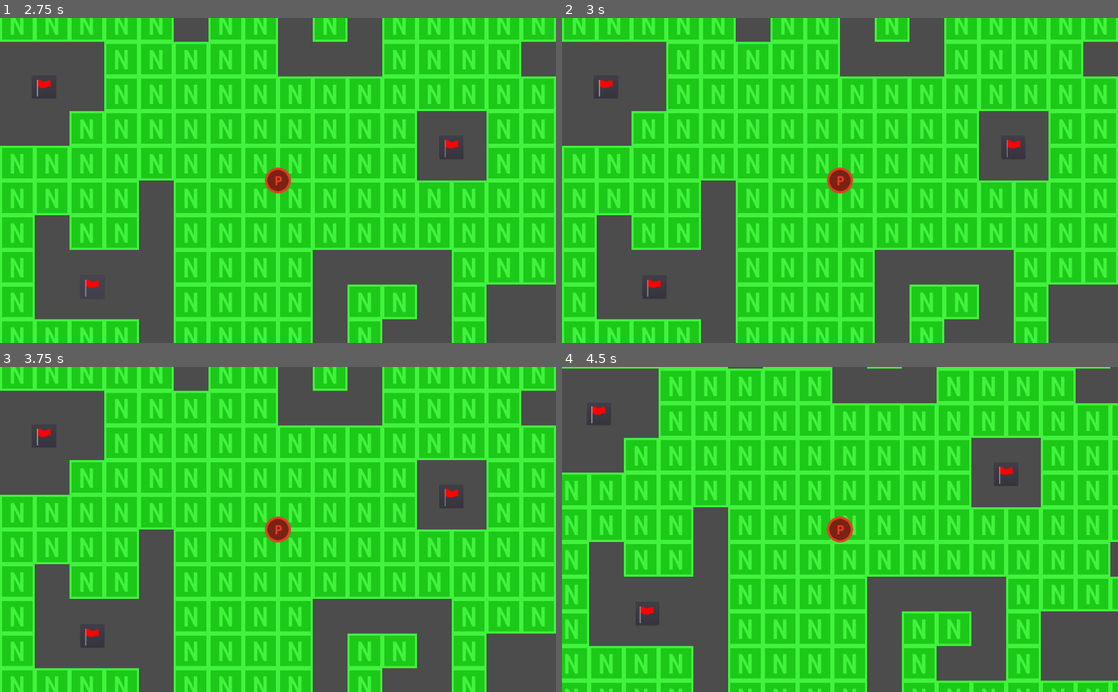
Above: before the commit, frames 1-4 (two rows, left to right).
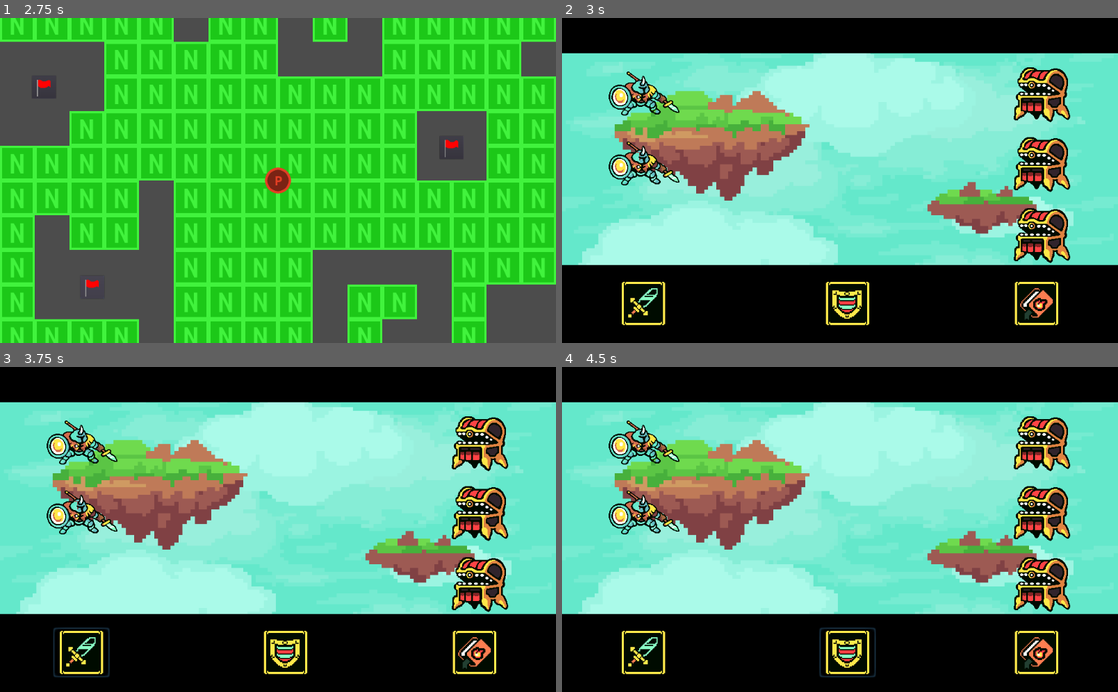
Above: after the commit, the same moments.

Repository: Escandiuzzi/PirateGodotProject
Game: Godot game, scene res://World.tscn
The game is run twice, just before and just after one commit, with the same random seed, the same clock (stepped at 60 frames per second) and the same inputs.
Inputs (mouse positions are in pixels of both pictures, inside the frame that each line leads up to):
- Up to frame 1 (2.75 s): click (94, 287) at 0.52 s; click (94, 287) at 1.27 s; click (94, 287) at 2.02 s
- Up to frame 2 (3 s): tap Enter at 2.75 s; move the mouse to (962, 164) at 2.77 s; hold B (key_b) from 2.78 s (still down)
- Up to frame 3 (3.75 s): release B (key_b) at 3.5 s; click (83, 653) at 3.52 s
- Up to frame 4 (4.5 s): click (845, 653) at 4.27 s

Frame 1 is identical in both runs. In frame 2, 100% of the frame differs, in the area x 0-100%, y 0-100%; in frame 3, 100%; in frame 4, 100%.

Commit message:
Added BattleScene

Diff:
--- a/BattleManager.gd
+++ b/BattleManager.gd
@@ -15,33 +15,36 @@
 var player_action;
 
 onready var pirateObj = preload("res://Pirate.tscn");
+onready var battleScene = get_tree().get_root();
 
-func _initializeBattle(var player_n, var enemies_n, var pirates):
-	playerCount = player_n;
+export(Array) var player_pos;
+export(Array) var ia_pos;
+
+var player_texture = load("res://Sprite/characters/idle_warrior.png");
+var enemy_texture = load("res://Sprite/characters/idle_mimic.png");
+
+
+
+
+func _initializeEnemies(var enemies_n):
 	enemiesCount = enemies_n;
 
-	var pos = 0;
+	var pos = playerCount;
 
-	var count = player_n + enemies_n;
-	for i in range(count):
-		characters.append(null);
-		playerPirates.append(null);
-		enemies.append(null);
-	for i in range(playerCount):
-		characters[pos] = pirates[i];
-		playerPirates[i] = pirates[i];
-		self.add_child(playerPirates[i]);
-		pos += 1;
+	var count = playerCount + enemies_n;
 
 	for i in range(enemiesCount):
+		characters.append(null);
+		enemies.append(null);
 		var newEnemy = pirateObj.instance();
 		newEnemy._initializePirate();
 		newEnemy._set_tag(1);
-		self.add_child(newEnemy);
+		battleScene.add_child(newEnemy);
 		enemies[i] = newEnemy
 		characters[pos] = newEnemy;
 		pos += 1;
-		#newEnemy.position = slot_positions[crewCount];
+		newEnemy.position = ia_pos[i];
+		newEnemy._change_sprite(enemy_texture);
 		#_battle();
 		battle = true;
 	pass;
@@ -73,3 +76,29 @@
 func _get_characters():
 	return characters;
 	pass;
+
+func _instanciate_player_pirates(ids):
+	var save_game = File.new();
+	if not save_game.file_exists("res://savegame.json"):
+		print("file does not exists");
+		return;
+
+	save_game.open("res://savegame.json", File.READ)
+
+	var current_line =  parse_json(save_game.get_line());
+
+	for i in range(ids.size()):
+		characters.append(null);
+		playerPirates.append(null);
+		var newPirate = pirateObj.instance();
+		characters[i] = newPirate;
+		playerPirates[i] = newPirate;
+		battleScene.add_child(newPirate);
+		newPirate._setData(i, current_line[str(ids[i])]["tag"], current_line[str(ids[i])]["hp"], current_line[str(ids[i])]["attack"], current_line[str(ids[i])]["defense"], current_line[str(ids[i])]["speed"], current_line[str(ids[i])]["mining"], current_line[str(ids[i])]["cooking"]);
+		newPirate.position = player_pos[i];
+		newPirate._change_sprite(player_texture);
+
+	save_game.close();
+	playerCount = ids.size();
+	_initializeEnemies(3);
+	pass;
--- a/BattleManager.tscn
+++ b/BattleManager.tscn
@@ -4,3 +4,5 @@
 
 [node name="BattleManager" type="Node2D"]
 script = ExtResource( 1 )
+player_pos = [ Vector2( 150, 140 ), Vector2( 150, 269 ), Vector2( 150, 400 ) ]
+ia_pos = [ Vector2( 830, 177 ), Vector2( 830, 306 ), Vector2( 830, 437 ) ]
--- a/BattleScene.tscn
+++ b/BattleScene.tscn
@@ -1,10 +1,14 @@
-[gd_scene load_steps=4 format=2]
+[gd_scene load_steps=7 format=2]
 
 [ext_resource path="res://Manager.gd" type="Script" id=1]
 [ext_resource path="res://Sprite/backgrounds/15.png" type="Texture" id=2]
 [ext_resource path="res://Sprite/HUD/black-strip.png" type="Texture" id=3]
+[ext_resource path="res://Sprite/HUD/buttons/attack_icon.png" type="Texture" id=4]
+[ext_resource path="res://Sprite/HUD/buttons/defend_icon.png" type="Texture" id=5]
+[ext_resource path="res://Sprite/HUD/buttons/item_icon.png" type="Texture" id=6]
 
 [node name="BattleScene" type="Node2D"]
+editor/display_folded = true
 
 [node name="Manager" type="Node2D" parent="."]
 script = ExtResource( 1 )
@@ -14,6 +18,7 @@
 [node name="UIButtonHandler" type="Node2D" parent="."]
 
 [node name="UI" type="Node2D" parent="."]
+editor/display_folded = true
 
 [node name="Background" type="Sprite" parent="UI"]
 scale = Vector2( 7.474, 6.742 )
@@ -24,3 +29,30 @@
 scale = Vector2( 1.6, 1.25 )
 texture = ExtResource( 3 )
 centered = false
+
+[node name="AttackButton" type="Button" parent="UI"]
+margin_left = 97.9724
+margin_top = 480.531
+margin_right = 149.972
+margin_bottom = 526.531
+rect_scale = Vector2( 2, 2 )
+icon = ExtResource( 4 )
+flat = true
+
+[node name="DefendButton" type="Button" parent="UI"]
+margin_left = 473.972
+margin_top = 480.531
+margin_right = 525.972
+margin_bottom = 526.531
+rect_scale = Vector2( 2, 2 )
+icon = ExtResource( 5 )
+flat = true
+
+[node name="InventoryButton" type="Button" parent="UI"]
+margin_left = 821.972
+margin_top = 480.531
+margin_right = 873.972
+margin_bottom = 526.531
+rect_scale = Vector2( 2, 2 )
+icon = ExtResource( 6 )
+flat = true
--- a/Manager.gd
+++ b/Manager.gd
@@ -1,6 +1,7 @@
 extends Node2D
 
 onready var battleManager = get_tree().get_root().get_node("BattleManager");
+onready var playerData = get_tree().get_root().get_node("/root/PlayerData");
 
 export(Array) var player_pos;
 export(Array) var ia_pos;
@@ -12,7 +13,7 @@
 
 
 func _ready():
-	#_draw_characters();
+	playerData._test();
 	pass;
 
 func _draw_characters():
--- a/Pirate.gd
+++ b/Pirate.gd
@@ -141,3 +141,7 @@
 func _get_tag():
 	return tag;
 	pass;
+
+func _change_sprite(spr):
+	sprite.texture = spr;
+	pass;
--- a/PlayerData.gd
+++ b/PlayerData.gd
@@ -16,10 +16,12 @@
 
 func _input(event):
 	if event.is_action_pressed("key_b"):
+		get_tree().change_scene("res://BattleScene.tscn")
+	pass;
 
-		#battleManager._initializeBattle(3, 3, test);
-		_set_parent();
-		get_tree().change_scene("res://Main.tscn")
+func _test():
+	var ids = [0,2];
+	battleManager._instanciate_player_pirates(ids);
 	pass;
 
 func _recruitPirate():
@@ -31,6 +33,7 @@
 		newPirate._setId(crewCount);
 		player._position_pirate(newPirate);
 		crewCount += 1;
+		_saveData();
 	pass;
 
 func _saveData():
@@ -56,7 +59,6 @@
 	pass;
 
 func _readData():
-
 	var save_game = File.new();
 	if not save_game.file_exists("res://savegame.json") and crewCount == 0:
 		print("file does not exists");
@@ -98,8 +100,3 @@
 func _get_inventory():
 	return inventory;
 	pass;
-
-func _set_parent():
-	for i in range(crewCount):
-		self.add_child(crew[i]);
-	pass;
--- a/World.tscn
+++ b/World.tscn
@@ -30,7 +30,6 @@
 movement_speed = 200
 
 [node name="HUD" parent="Player" index="0"]
-editor/display_folded = false
 visible = false
 
 [node name="Flags" type="Node" parent="."]
--- a/savegame.json
+++ b/savegame.json
@@ -1 +1 @@
-{"0":{"attack":3,"cooking":3,"defense":1,"hp":null,"id":0,"mining":1,"speed":2,"tag":"Player"},"1":{"attack":1,"cooking":1,"defense":1,"hp":null,"id":1,"mining":3,"speed":3,"tag":"Player"},"2":{"attack":2,"cooking":2,"defense":3,"hp":null,"id":2,"mining":3,"speed":2,"tag":"Player"},"3":{"attack":2,"cooking":3,"defense":3,"hp":null,"id":3,"mining":1,"speed":4,"tag":"Player"},"ship":{"crewCount":4,"shipType":"starterShip"}}
+{"0":{"attack":3,"cooking":3,"defense":3,"hp":null,"id":0,"mining":2,"speed":9,"tag":"Player"},"1":{"attack":2,"cooking":5,"defense":3,"hp":null,"id":1,"mining":1,"speed":1,"tag":"Player"},"2":{"attack":1,"cooking":9,"defense":3,"hp":null,"id":2,"mining":1,"speed":1,"tag":"Player"},"3":{"attack":1,"cooking":1,"defense":6,"hp":null,"id":3,"mining":5,"speed":6,"tag":"Player"},"4":{"attack":1,"cooking":1,"defense":2,"hp":null,"id":4,"mining":1,"speed":2,"tag":"Player"},"5":{"attack":3,"cooking":2,"defense":3,"hp":null,"id":5,"mining":5,"speed":3,"tag":"Player"},"6":{"attack":2,"cooking":9,"defense":3,"hp":null,"id":6,"mining":1,"speed":3,"tag":"Player"},"ship":{"crewCount":7,"shipType":"starterShip"}}
Binary file added: Sprite/HUD/buttons/attack_icon.png
Not shown, added: Sprite/HUD/buttons/attack_icon.png.import
Binary file added: Sprite/HUD/buttons/defend_icon.png
Not shown, added: Sprite/HUD/buttons/defend_icon.png.import
Binary file added: Sprite/HUD/buttons/item_icon.png
Not shown, added: Sprite/HUD/buttons/item_icon.png.import
